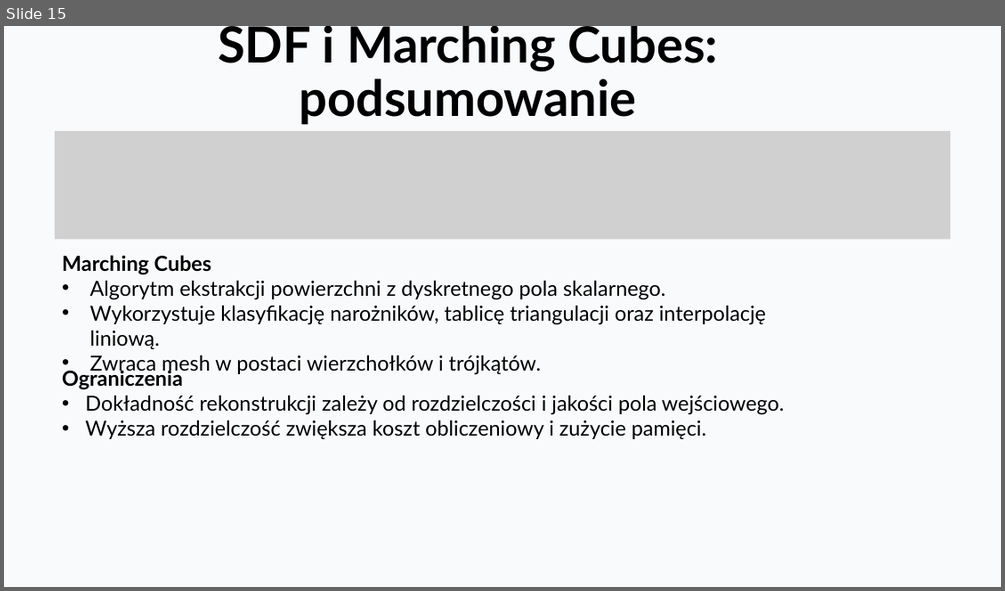
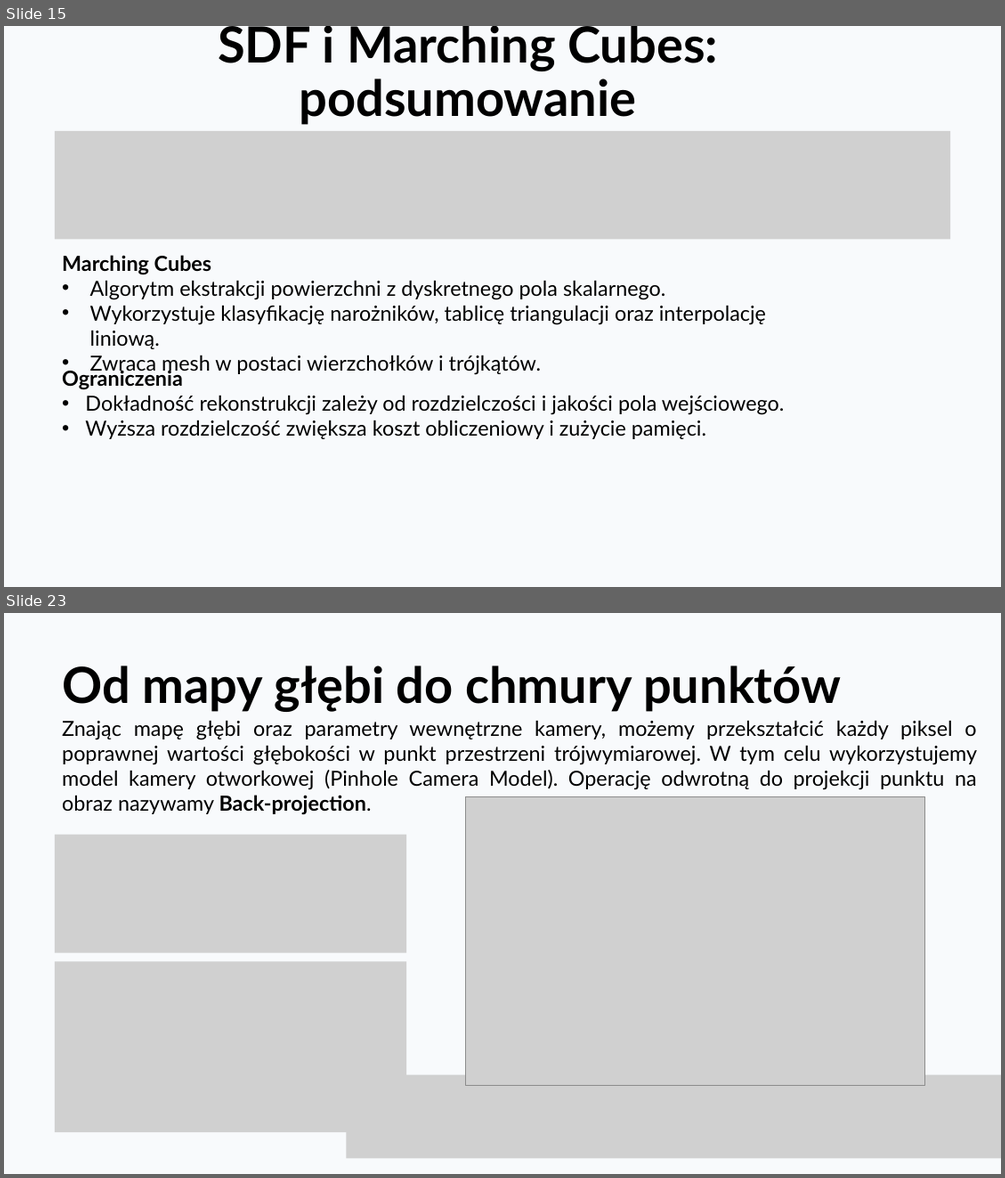
Before and after one commit to KajetanOzog/lab_6, a slide deck: prezentacja.pptx. Shown one above the other, each under a label of ours: slide 15 before the commit, slides 15 and 23 after it; the slides between them are not shown. The pictures are 1005x591 and 1005x1178 pixels, drawn with LibreOffice and Linux fonts; fonts in the diff are those of the drawing; grey boxes stand for pictures. Boxes give left, top, right and bottom in pixels: in the first picture for what was removed or moved away, otherwise in the second. Text is boxed around its words. In the diff, an @@ line names an element or a change of style, - is before the commit and + after.

```diff
--- a/prezentacja.pptx
+++ b/prezentacja.pptx
@@ slide 23 added at [4, 613, 1001, 1174], background #F8FAFC @@
@@ title added at [62, 666, 841, 712], 48 pt, text #000000, bold @@
+Od mapy głębi do chmury punktów
@@ text added at [62, 720, 977, 815], 20 pt, text #000000 @@
+Znając mapę głębi oraz parametry wewnętrzne kamery, możemy przekształcić każdy piksel o poprawnej wartości głębokości w punkt przestrzeni trójwymiarowej. W tym celu wykorzystujemy model kamery otworkowej (Pinhole Camera Model). Operację odwrotną do projekcji punktu na obraz nazywamy Back-projection.
@@ picture added at [465, 796, 924, 1085] @@
@@ picture added at [55, 835, 406, 953] @@
@@ picture added at [55, 962, 406, 1132] @@
@@ picture added at [347, 1074, 1001, 1159] @@
```
Also in this commit, not shown: 4 slides changed, 11 other slides added, 21 other files.
